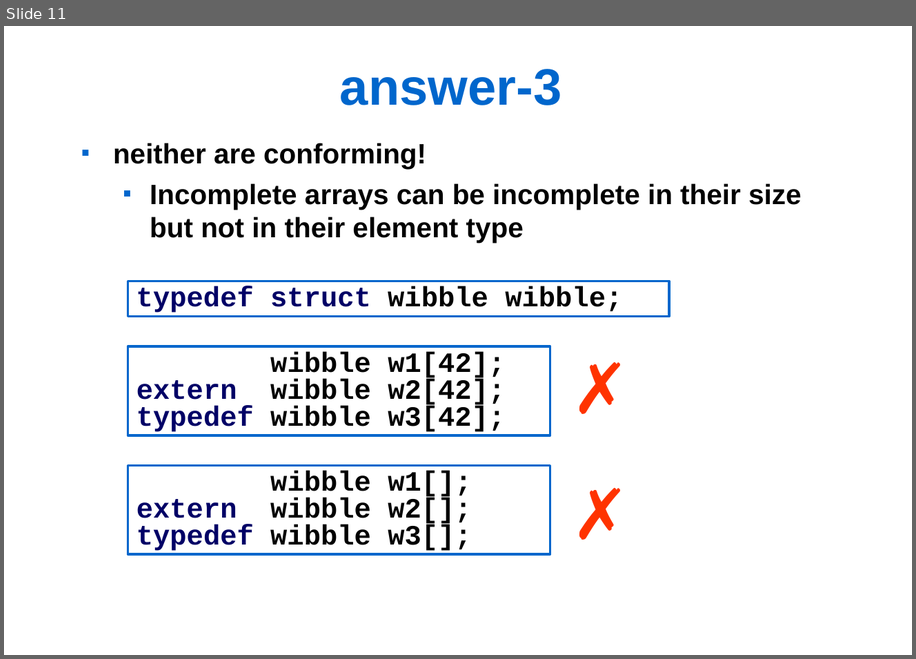
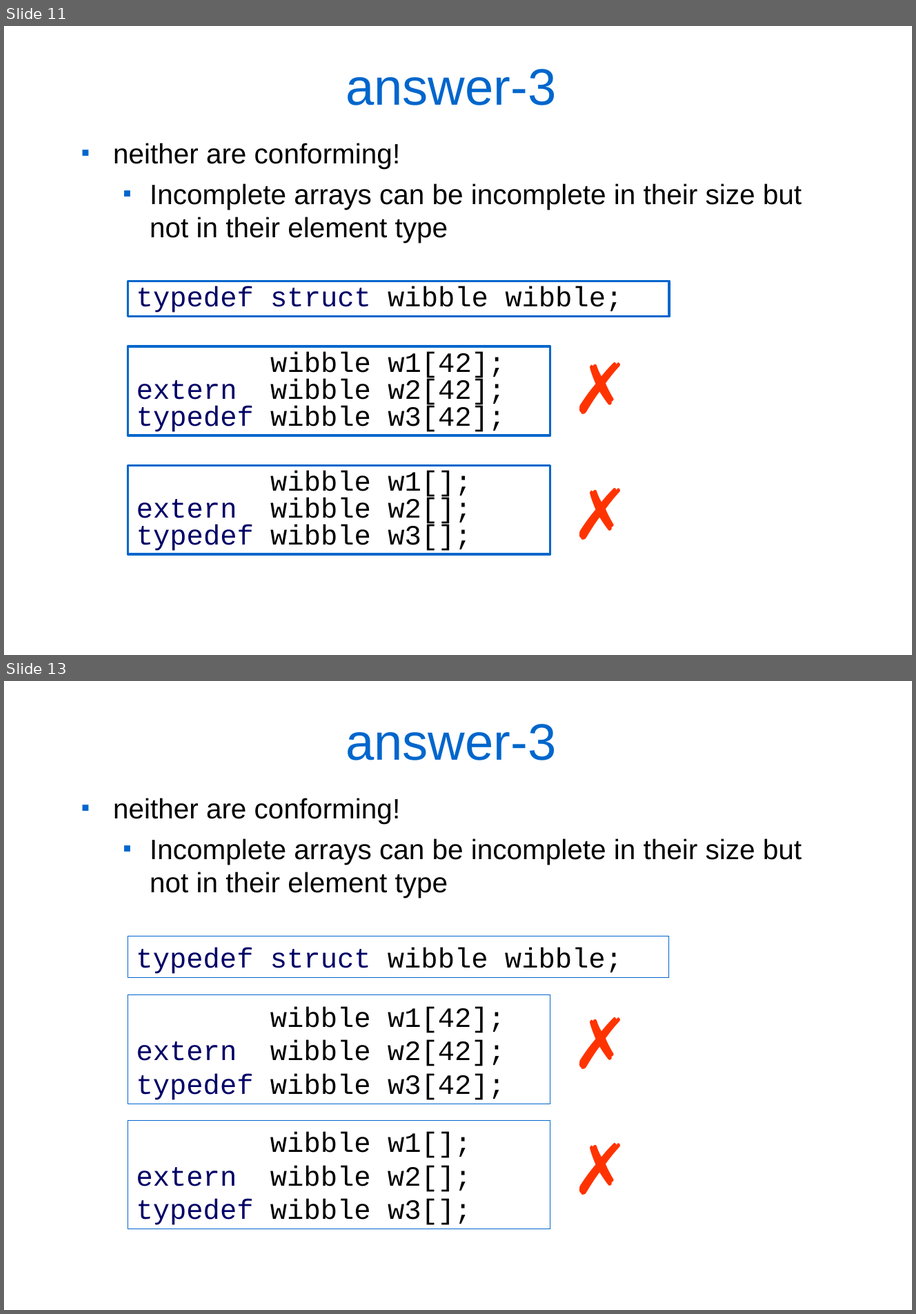
Before and after one commit to JonJagger/two-day-courses, a slide deck: ca/New 1 Incomplete Types.odp. Shown one above the other, each under a label of ours: slide 11 before the commit, slides 11 and 13 after it; the slides between them are not shown. The pictures are 916x659 and 916x1314 pixels, drawn with LibreOffice and Linux fonts; fonts in the diff are those of the drawing. Boxes give left, top, right and bottom in pixels: in the first picture for what was removed or moved away, otherwise in the second. Text is boxed around its words. In the diff, an @@ line names an element or a change of style, - is before the commit and + after.

```diff
--- a/ca/New 1 Incomplete Types.odp
+++ b/ca/New 1 Incomplete Types.odp
@@ slide 13 added at box(4, 681, 912, 1310), background #FFFFFF @@
@@ title added at box(346, 724, 556, 760), 44 pt, text #0066CC @@
+answer-3
@@ text added at box(113, 798, 802, 898), 24 pt, text #000000 @@
+■ neither are conforming!
+  ■ Incomplete arrays can be incomplete in their size but not in their element type
@@ rectangle added at box(128, 936, 669, 978), outline #0066CC 0 pt, 24 pt, text #000066 @@
+typedef struct wibble wibble;
@@ rectangle added at box(128, 994, 550, 1103), outline #0066CC 0 pt, 24 pt, text #000000 @@
+wibble w1[42];
+extern wibble w2[42];
+typedef wibble w3[42];
@@ text added at box(564, 994, 643, 1087), 60 pt, text #FF3300 @@
+✗
@@ rectangle added at box(128, 1120, 550, 1229), outline #0066CC 0 pt, 24 pt, text #000000 @@
+wibble w1[];
+extern wibble w2[];
+typedef wibble w3[];
@@ text added at box(564, 1120, 643, 1212), 60 pt, text #FF3300 @@
+✗
@@ slide 11 changed as well @@
@@ bold off in 5 elements at box(113, 143, 802, 243), box(128, 281, 669, 316), box(128, 346, 550, 434), box(128, 465, 550, 554), box(346, 69, 556, 105) @@
```
Also in this commit, not shown: 16 other slides changed.
